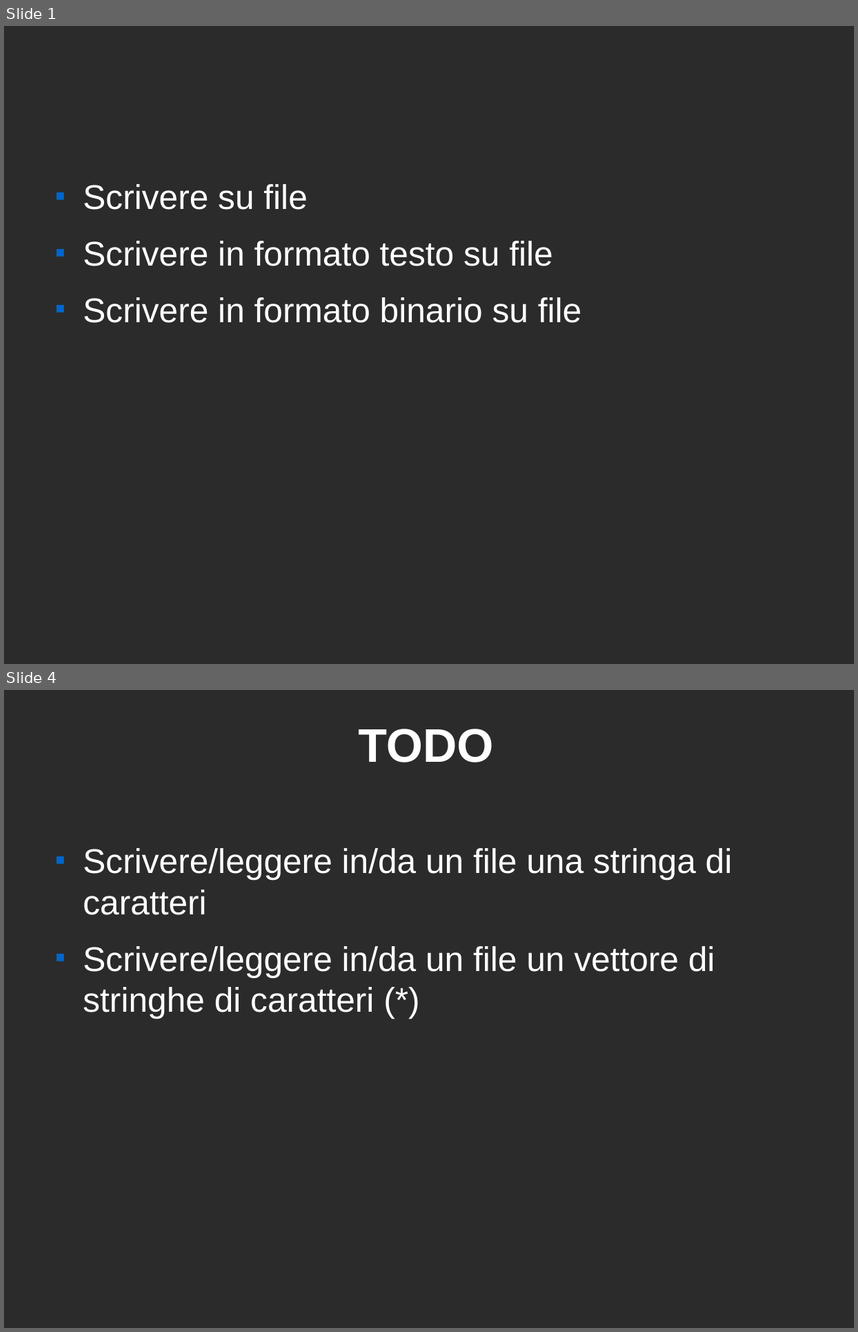
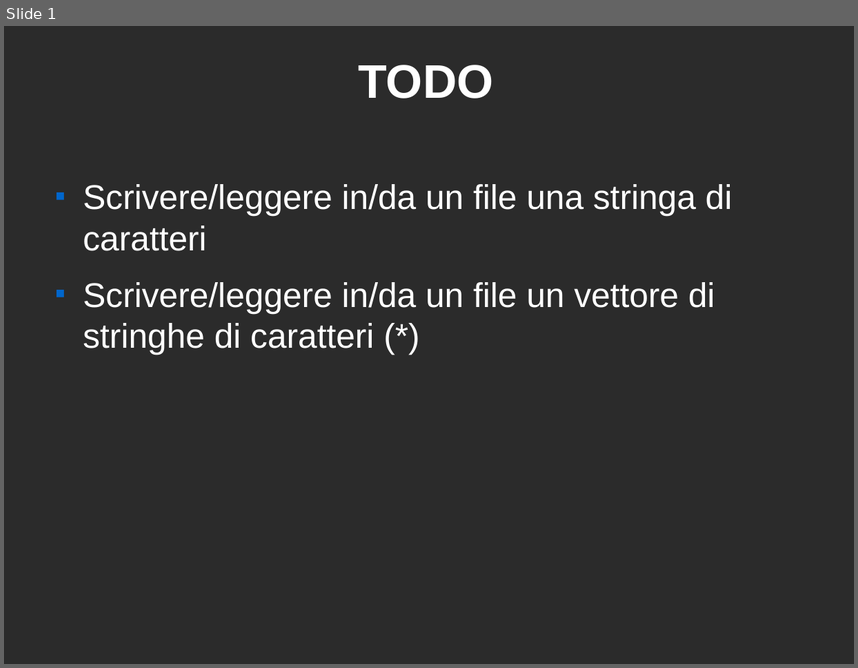
Before and after one commit to marcotessarotto/exOpSys, a slide deck: docs/argomenti.odp. Shown one above the other, each under a label of ours: slides 1 and 4 before the commit, slide 1 after it; the slides between them are not shown. The pictures are 858x1332 and 858x668 pixels, drawn with LibreOffice and Linux fonts; fonts in the diff are those of the drawing; background and template pictures are left out; a plain dark background stands for a picture behind light text. Boxes give left, top, right and bottom in pixels: in the first picture for what was removed or moved away, otherwise in the second. Text is boxed around its words. In the diff, an @@ line names an element or a change of style, - is before the commit and + after.

```diff
--- a/docs/argomenti.odp
+++ b/docs/argomenti.odp
@@ slide 1 removed at (4,26,854,664), background picture (left out) @@
@@ text removed at (83,184,582,323) @@
-■ Scrivere su file
-■ Scrivere in formato testo su file
-■ Scrivere in formato binario su file
@@ what was slide 4 is now slide 1 @@
```
Also in this commit, not shown: 1 slide changed, 7 slides added, 1 other slide removed.
